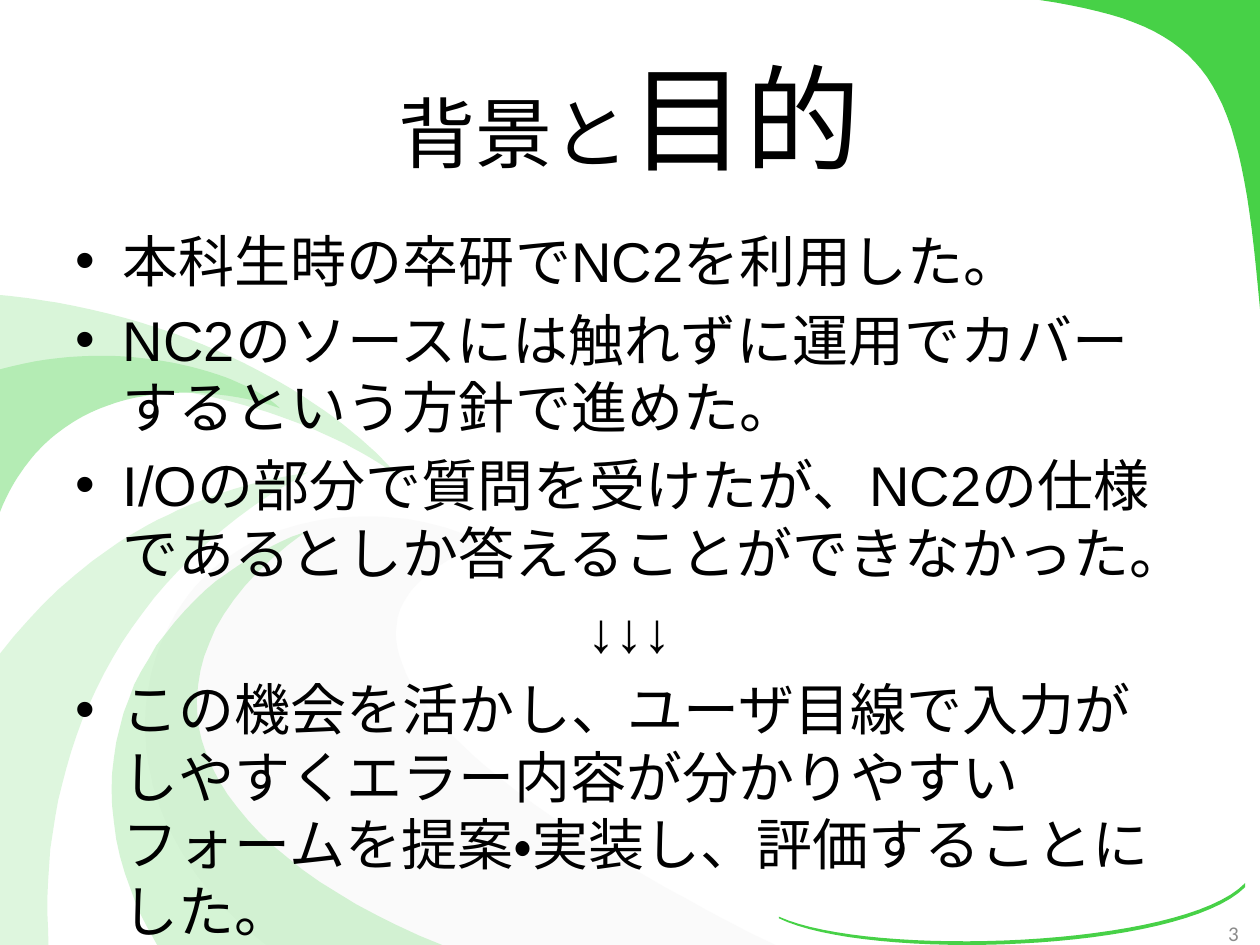
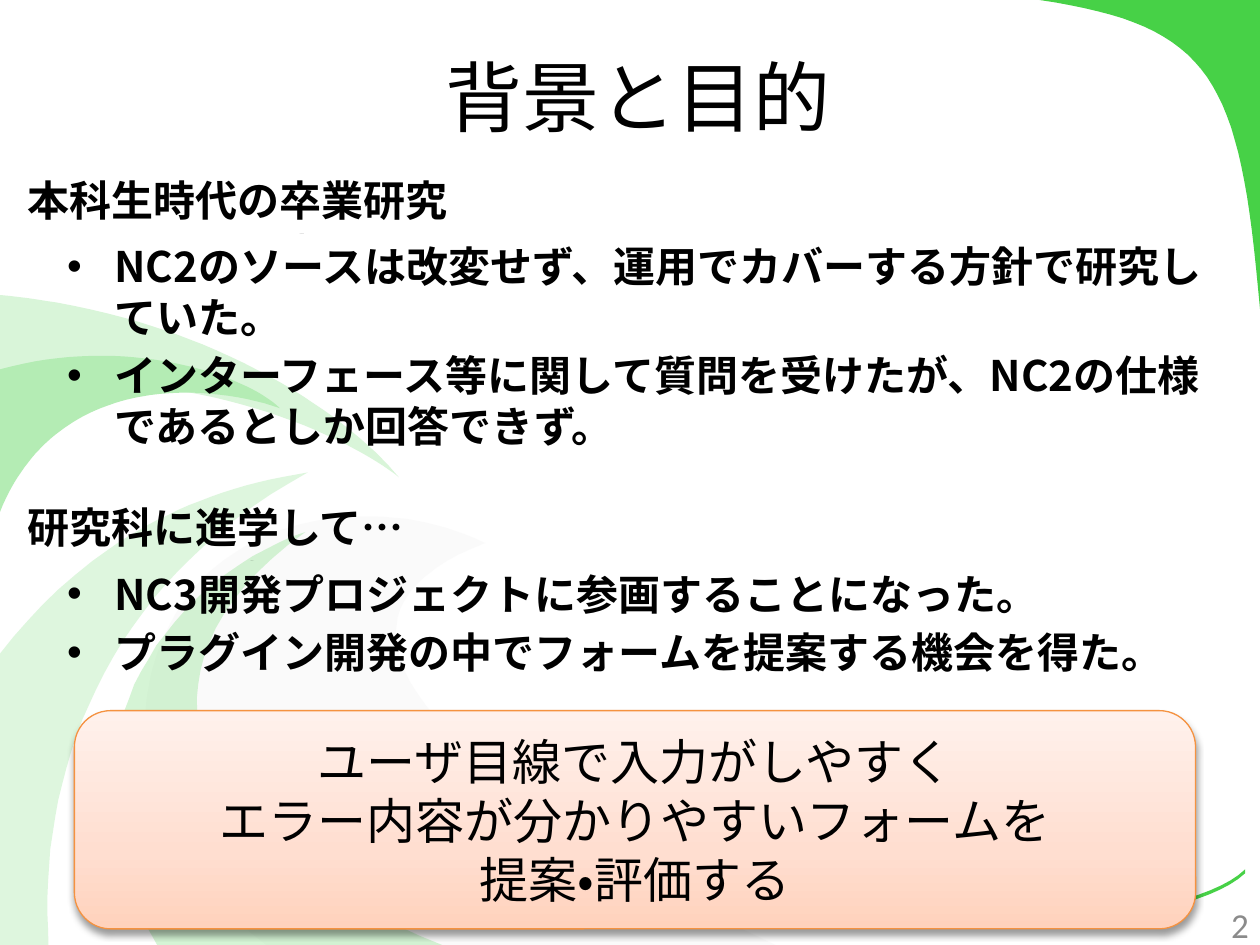
Before and after one commit to kotaro0717/Report-Management, a slide deck: slide 2 of PowerPoint/report_hokada.pptx (slide 3 before the commit). Drawn at 1260x945 pixels with LibreOffice and Linux fonts; fonts in the diff are those of the drawing. Boxes give left, top, right and bottom in pixels: in the first picture for what was removed or moved away, otherwise in the second. Text is boxed around its words. In the diff, an @@ line names an element or a change of style, - is before the commit and + after.

```diff
--- a/PowerPoint/report_hokada.pptx
+++ b/PowerPoint/report_hokada.pptx
@@ text "背景と目的": place and size @@
-text "背景と目的" at box(399, 64, 861, 171)
+text "背景と目的" at box(446, 61, 831, 133)
@@ text "背景と目的" at box(446, 61, 831, 133): size 66 to 44 pt in "背景と目的" @@
@@ text added at box(27, 180, 447, 220), 24 pt, text #000000, bold @@
+本科生時代の卒業研究
@@ text added at box(114, 246, 1201, 446), 24 pt, text #000000, bold @@
+• NC2のソースは改変せず、運用でカバーする方針で研究していた。
+• インターフェース等に関して質問を受けたが、NC2の仕様であるとしか回答できず。
@@ text at box(114, 567, 1163, 679): text changed; size 32 to 24 pt; font Arial to Noto Sans CJK JP; bold on @@
-• 本科生時の卒研でNC2を利用した。
-• NC2のソースには触れずに運用でカバーするという方針で進めた。
-• I/Oの部分で質問を受けたが、NC2の仕様であるとしか答えることができなかった。
-↓↓↓
-• この機会を活かし、ユーザ目線で入力がしやすくエラー内容が分かりやすいフォームを提案・実装し、評価することにした。
+• NC3開発プロジェクトに参画することになった。
+• プラグイン開発の中でフォームを提案する機会を得た。
@@ rounded rectangle added at box(74, 711, 1196, 929), fill gradient #FFD2BD to #FFDED0 to #FFF2ED, outline #F69240 0.75 pt, 28 pt, text #000000 @@
+ユーザ目線で入力がしやすく
+エラー内容が分かりやすいフォームを
+提案・評価する
@@ freeform shape: place and size @@
-freeform shape at box(779, 883, 1245, 945)
+freeform shape at box(769, 869, 1245, 929)
@@ page number at box(1231, 915, 1249, 938): text changed; size 12 to 20 pt @@
-3
+2
```
Also in this commit, not shown: 25 other slides changed, 6 slides added, 1 slide removed.
